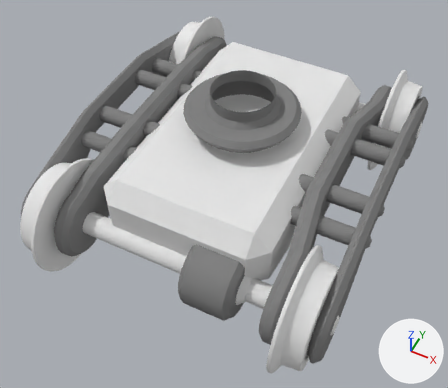
The Blender file assets/trains/intercity/bogie/bogie.blend as it was, and as the next commit left it.
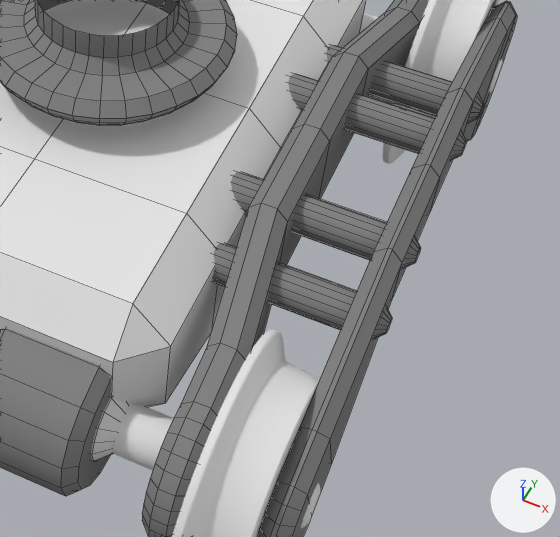
Each version is shown whole from a 50 mm lens placed at (1.11, -2.46, 3.02), pointed at (0.0, -0.24, 0.25), then close up on the part from 43% to 100% of the width and 25% to 87% of the height. The lights are fixed; the arrows at lower right show +X, +Y and +Z. The close-ups show mesh edges as thin lines.

Objects in the first close-up: 'axle', 'axle.001', 'bogie frame', 'bogie frame.001'.
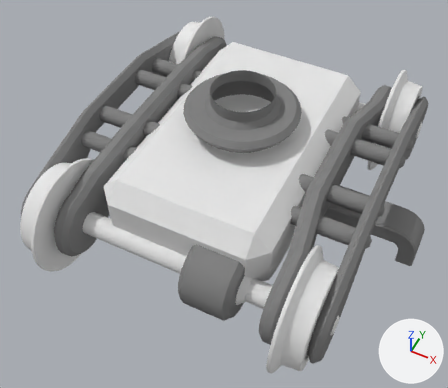
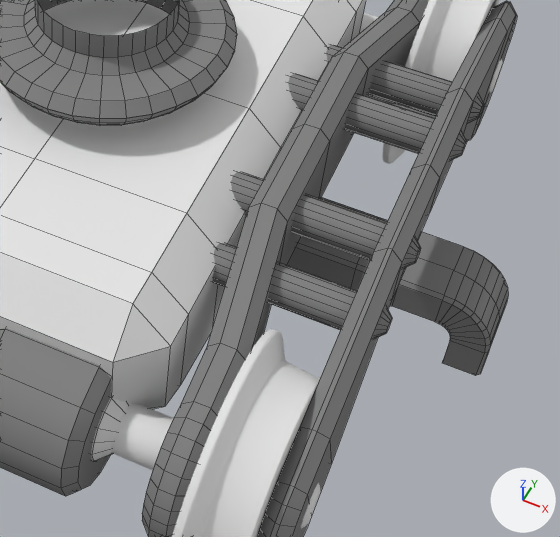
Boxes (x1, y1, x2, y2) around the edits, measured in the close-ups (560 x 537 px):
'Plane', added
    after: (287, 197, 508, 376)
part 1 of me_bogie_frame_002, built on
    before: (0, 0, 366, 407)
    after: (0, 0, 366, 409)

Patch to the scene script:
```diff
--- a/assets/trains/intercity/bogie/bogie.blend.py
+++ b/assets/trains/intercity/bogie/bogie.blend.py
@@ me_bogie_frame_002 @@
 # used by ob_bogie_frame; location = (0.0, 0.0, 0.23)
-me_bogie_frame_002.from_pydata(...)  # 94 vertices, 64 faces; spans x -0.5..0.5, y -0.9..0.9, z -0.11..0.39
+me_bogie_frame_002.from_pydata(...)  # 106 vertices, 76 faces; spans x -0.5..0.5, y -0.9..0.9, z -0.11..0.39
+# me_bogie_frame_002 part 1
+# 12 faces are deleted
+# 6 vertices are added at (0.5, -0.6, -0.09), (-0.5, -0.6, -0.09), (0.5, 0.6, -0.09), (-0.5, 0.6, -0.09), (0.0, -0.6, -0.09), (0.0, 0.6, -0.09)
+# 6 new vertices lie (0.0, -0.2, 0.0) away from vertices in x -0.5..0.5, y -0.4..0.8, z 0.39
+# 24 new faces join them
 me_bogie_frame_002.materials.append(mat_metal)
@@ me_plane @@
+me_plane.from_pydata(...)  # 78 vertices, 48 faces; spans x 0.0..0.85, y -0.1..0.0, z -0.32..0.0
+me_plane.polygons.foreach_set('use_smooth', [True] * 48)
+# faces by material slot: [36, 12]
+me_plane.materials.append(mat_gray_paint)  # grey #858585
+me_plane.materials.append(mat_metal)  # white #e7e7e7
@@ ob_plane @@
+ob_plane = bpy.data.objects.new('Plane', me_plane)
+ob_plane.location = (0.3, 0.0, 0.3)
+_m = ob_plane.modifiers.new('Mirror', 'MIRROR')
+_m.use_axis = (False, True, False)
+_m = ob_plane.modifiers.new('Solidify', 'SOLIDIFY')
+_m.use_even_offset = True
+_m.nonmanifold_thickness_mode = 'FIXED'
+_m.nonmanifold_merge_threshold = 0.0003
+_m = ob_plane.modifiers.new('EdgeSplit', 'EDGE_SPLIT')
```
